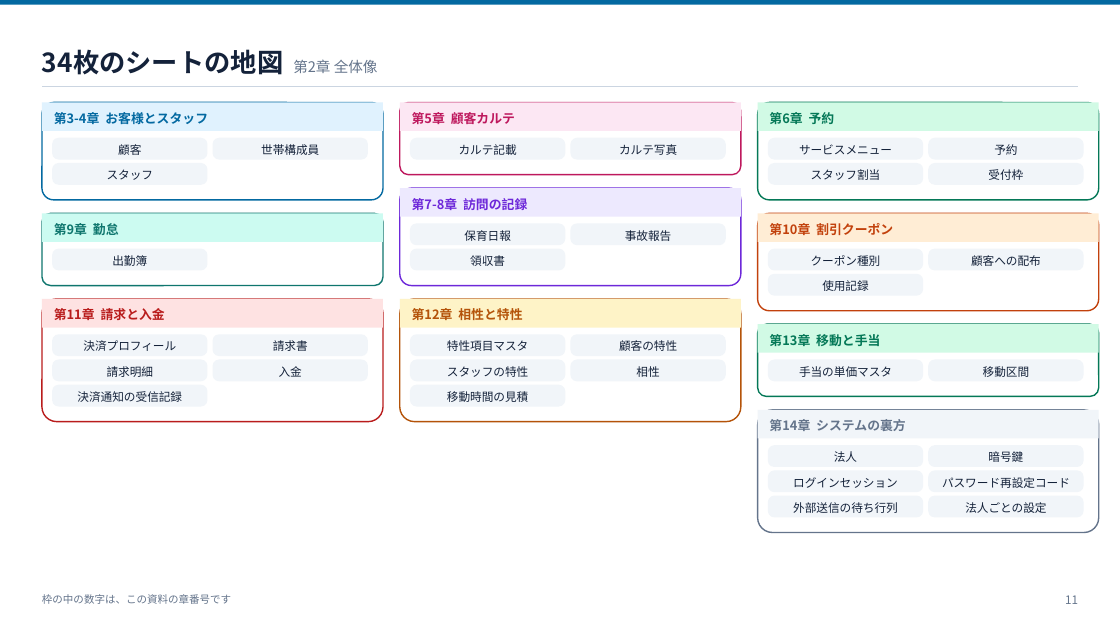
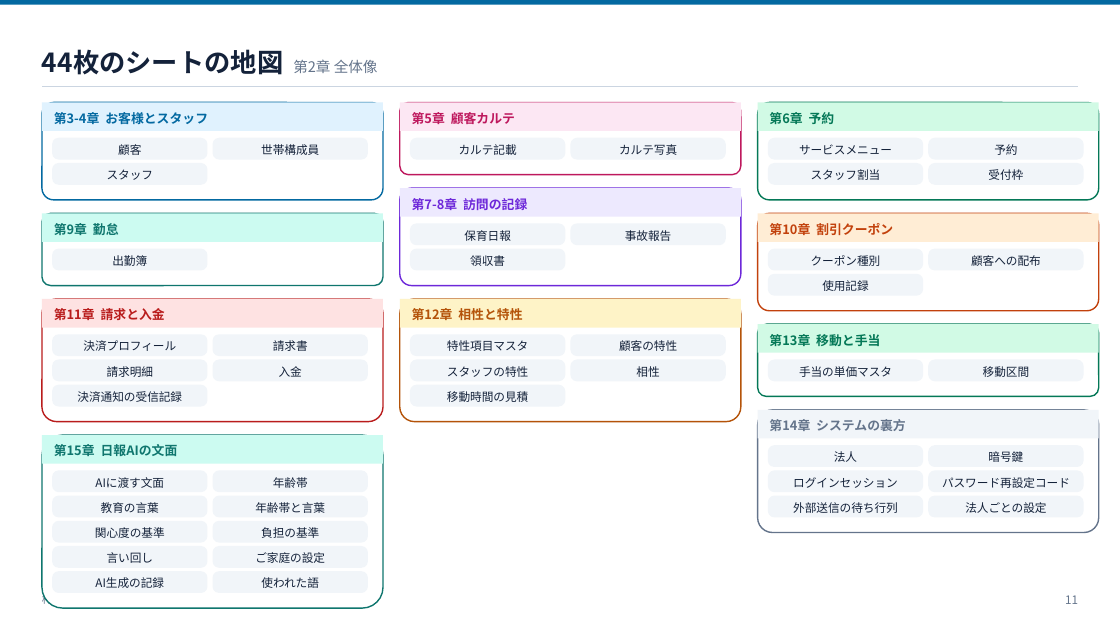
Before and after one commit to ohru131/katahimo-app, a slide deck: slide 11 of doc/slides/db-for-business.pptx. Drawn at 1120x630 pixels with LibreOffice and Linux fonts; fonts in the diff are those of the drawing. Boxes give left, top, right and bottom in pixels: in the first picture for what was removed or moved away, otherwise in the second. Text is boxed around its words. In the diff, an @@ line names an element or a change of style, - is before the commit and + after.

```diff
--- a/doc/slides/db-for-business.pptx
+++ b/doc/slides/db-for-business.pptx
@@ text at (x1=42, y1=49, x2=378, y2=75): text changed @@
-34枚のシートの地図 第2章 全体像
+44枚のシートの地図 第2章 全体像
@@ rounded rectangle added at (x1=42, y1=435, x2=383, y2=608), fill #FFFFFF, outline #0F766E 1.2 pt @@
@@ rectangle added at (x1=42, y1=435, x2=383, y2=464), fill #CCFBF1 @@
@@ text added at (x1=54, y1=444, x2=178, y2=456), 11 pt, text #0F766E, bold @@
+第15章 日報AIの文面
@@ rounded rectangle added at (x1=52, y1=471, x2=208, y2=492), fill #F1F5F9, 10 pt, text #14223A @@
+AIに渡す文面
@@ rounded rectangle added at (x1=213, y1=471, x2=368, y2=492), fill #F1F5F9, 10 pt, text #14223A @@
+年齢帯
@@ rounded rectangle added at (x1=52, y1=496, x2=208, y2=518), fill #F1F5F9, 10 pt, text #14223A @@
+教育の言葉
@@ rounded rectangle added at (x1=213, y1=496, x2=368, y2=518), fill #F1F5F9, 10 pt, text #14223A @@
+年齢帯と言葉
@@ rounded rectangle added at (x1=52, y1=521, x2=208, y2=543), fill #F1F5F9, 10 pt, text #14223A @@
+関心度の基準
@@ rounded rectangle added at (x1=213, y1=521, x2=368, y2=543), fill #F1F5F9, 10 pt, text #14223A @@
+負担の基準
@@ text added at (x1=107, y1=552, x2=154, y2=563), 10 pt, text #14223A @@
+言い回し
@@ text added at (x1=255, y1=552, x2=325, y2=563), 10 pt, text #14223A @@
+ご家庭の設定
@@ rounded rectangle added at (x1=52, y1=571, x2=208, y2=593), fill #F1F5F9, 10 pt, text #14223A @@
+AI生成の記録
@@ rounded rectangle added at (x1=213, y1=571, x2=368, y2=593), fill #F1F5F9, 10 pt, text #14223A @@
+使われた語
```
Also in this commit, not shown: 14 other slides changed, 2 slides added, 7 other files.
